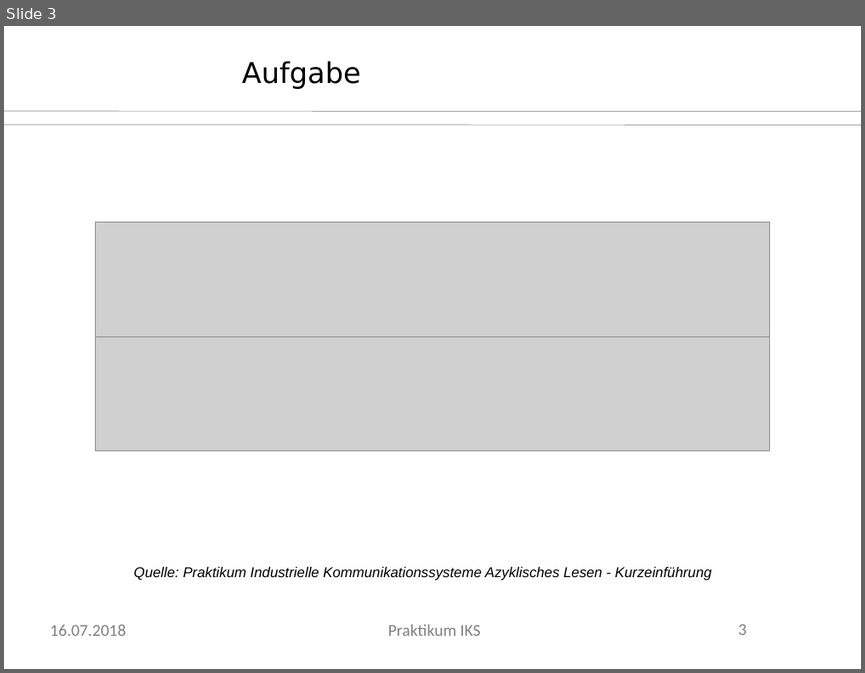
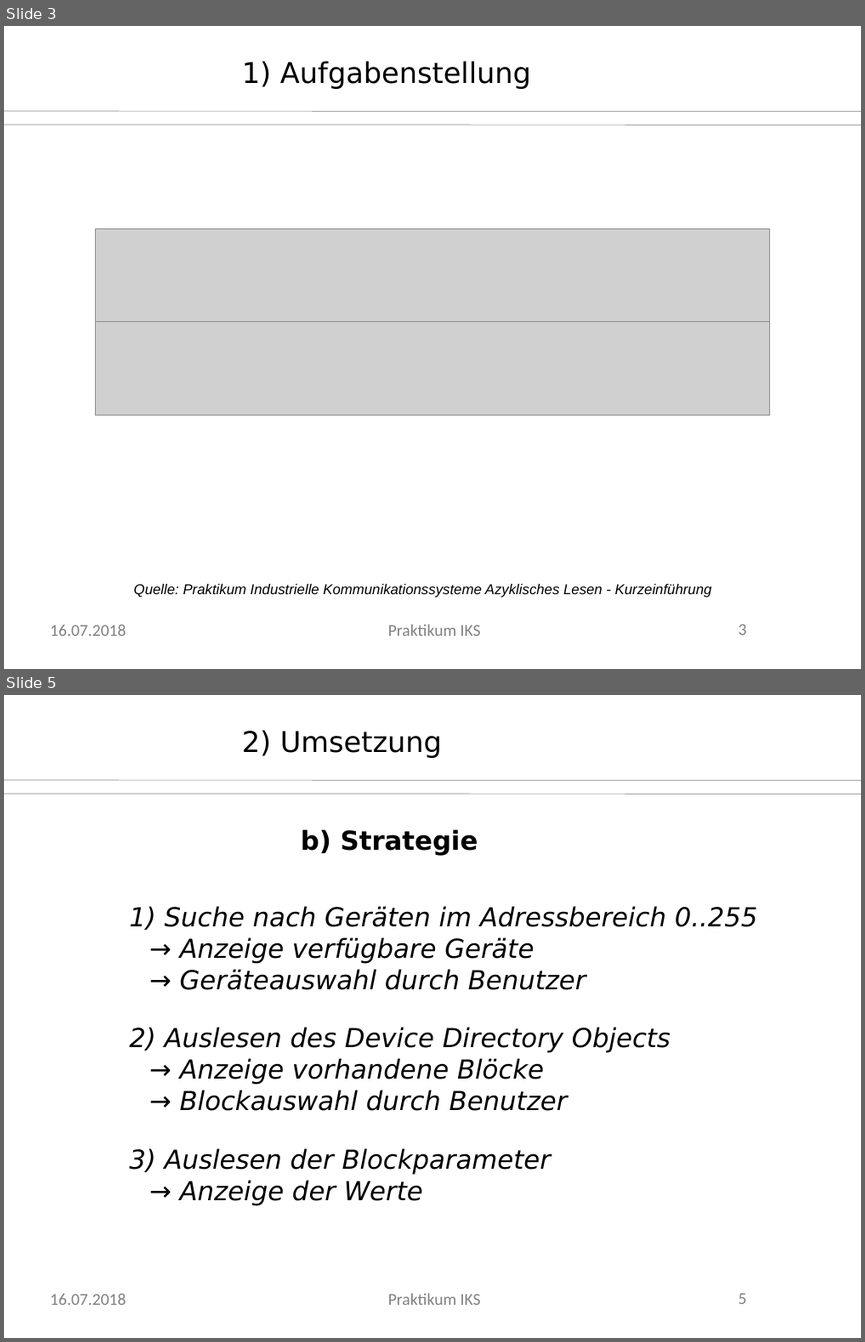
Before and after one commit to axelwogawa/PROFIBus-Profis, a slide deck: presentation/praesi.odp. Shown one above the other, each under a label of ours: slide 3 before the commit, slides 3 and 5 after it; the slides between them are not shown. The pictures are 865x673 and 865x1342 pixels, drawn with LibreOffice and Linux fonts; fonts in the diff are those of the drawing; grey boxes stand for pictures; background and template pictures are left out. Boxes give left, top, right and bottom in pixels: in the first picture for what was removed or moved away, otherwise in the second. Text is boxed around its words. In the diff, an @@ line names an element or a change of style, - is before the commit and + after.

```diff
--- a/presentation/praesi.odp
+++ b/presentation/praesi.odp
@@ slide 5 added at (4, 695, 861, 1338), background #FFFFFF; not listed: 5 template elements that a slide beside it also shows @@
@@ text added at (242, 730, 442, 758), 24 pt, text #000000 @@
+2) Umsetzung
@@ text added at (165, 829, 758, 1206), 22 pt, text #000000, italic @@
+b) Strategie
+1) Suche nach Geräten im Adressbereich 0..255
+   → Anzeige verfügbare Geräte
+   → Geräteauswahl durch Benutzer
+2) Auslesen des Device Directory Objects
+   → Anzeige vorhandene Blöcke
+   → Blockauswahl durch Benutzer
+3) Auslesen der Blockparameter
+   → Anzeige der Werte
@@ slide 3 changed as well @@
@@ text removed at (242, 61, 361, 89) @@
-Aufgabe
@@ text added at (242, 61, 531, 89), 24 pt, text #000000 @@
+1) Aufgabenstellung
@@ picture: place and size @@
-picture at (95, 222, 769, 336)
+picture at (95, 228, 769, 322)
@@ picture: place and size @@
-picture at (95, 336, 769, 450)
+picture at (95, 322, 769, 415)
@@ text "Quelle: Praktikum Industrielle Kommunikationssysteme Azyklis ...": place and size @@
-text "Quelle: Praktikum Industrielle Kommunikationssysteme Azyklis ..." at (134, 567, 712, 580)
+text "Quelle: Praktikum Industrielle Kommunikationssysteme Azyklis ..." at (134, 584, 712, 597)
```
Also in this commit, not shown: 1 other slide changed, 3 other slides added, 2 slides removed, 5 other files.
